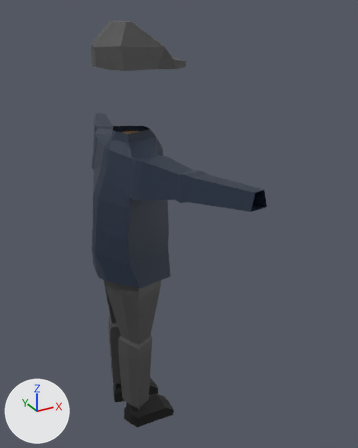
The FBX model Assets/3d/Player/playerNoHands.fbx as it was, and as the next commit left it.
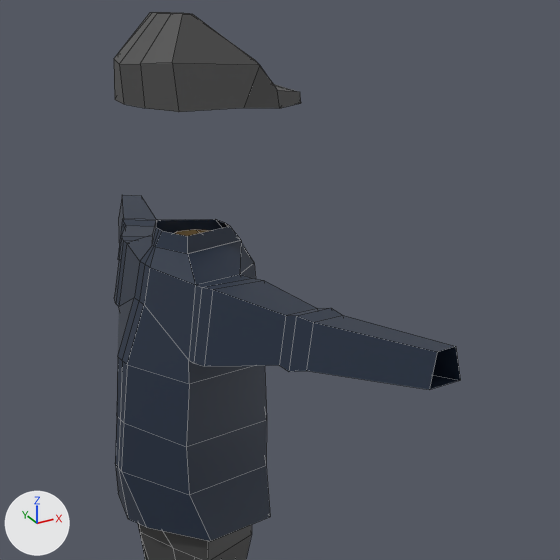
Each version is shown whole from a 50 mm lens placed at (-1.68, -3.88, 1.74), pointed at (0.42, -0.07, -0.17), then close up on the part from 9% to 89% of the width and 3% to 67% of the height. Lighting does not change. The marker at lower left points along +X, +Y and +Z. The close-ups show mesh edges as thin lines. Where no turn or scale is listed for an object, it has been applied to the vertices. Vertices at the same position are counted once.

The first close-up shows 'Hat', 'Jacket', 'body'.
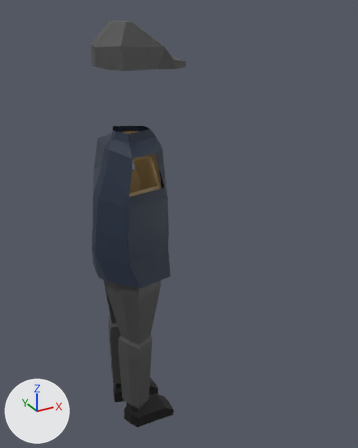
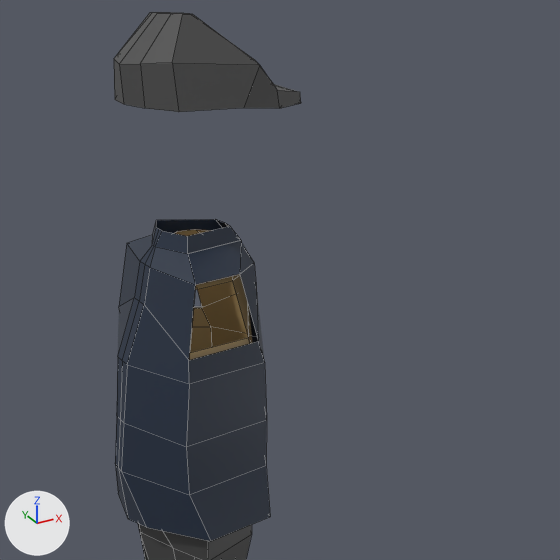
Location of each change, [x1, y1, x2, y2] in pixels of the close-ups (560 x 560 px):
'Jacket', reshaped (55% narrower, 7% shorter)
    before: [114, 195, 460, 541]
    after: [115, 219, 270, 541]
part 1 of me_cube_008, deleted (blue)
    before: [114, 195, 460, 390]

The change, as a list of edits to the scene's bpy script:
```text
Change me_cube_008:
    used by ob_jacket; location = (0.0, 0.055, 1.415)
    remove me_cube_008.from_pydata(...)  # 124 vertices, 111 faces; spans x -0.41..0.35, y -1.51..1.51, z -2.02..-0.65
    add me_cube_008.from_pydata(...)  # 76 vertices, 63 faces; spans x -0.41..0.35, y -0.44..0.44, z -2.02..-0.65
    me_cube_008 part 1
    48 vertices are removed from x -0.21..0.35, y -1.51..1.51, z -1.12..-0.78
    48 faces are deleted
```
